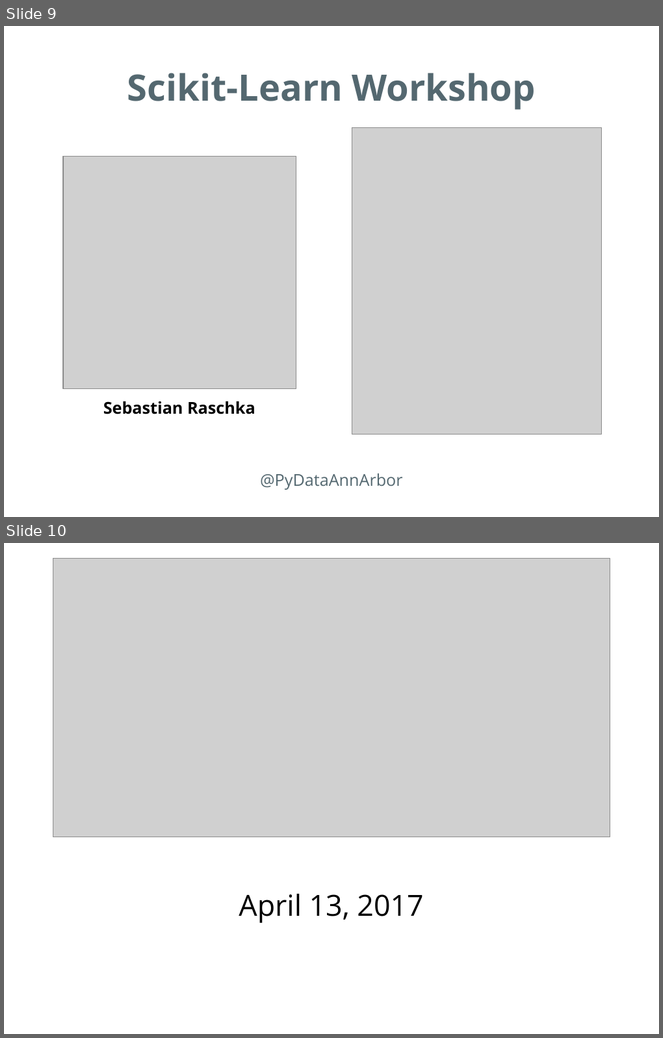
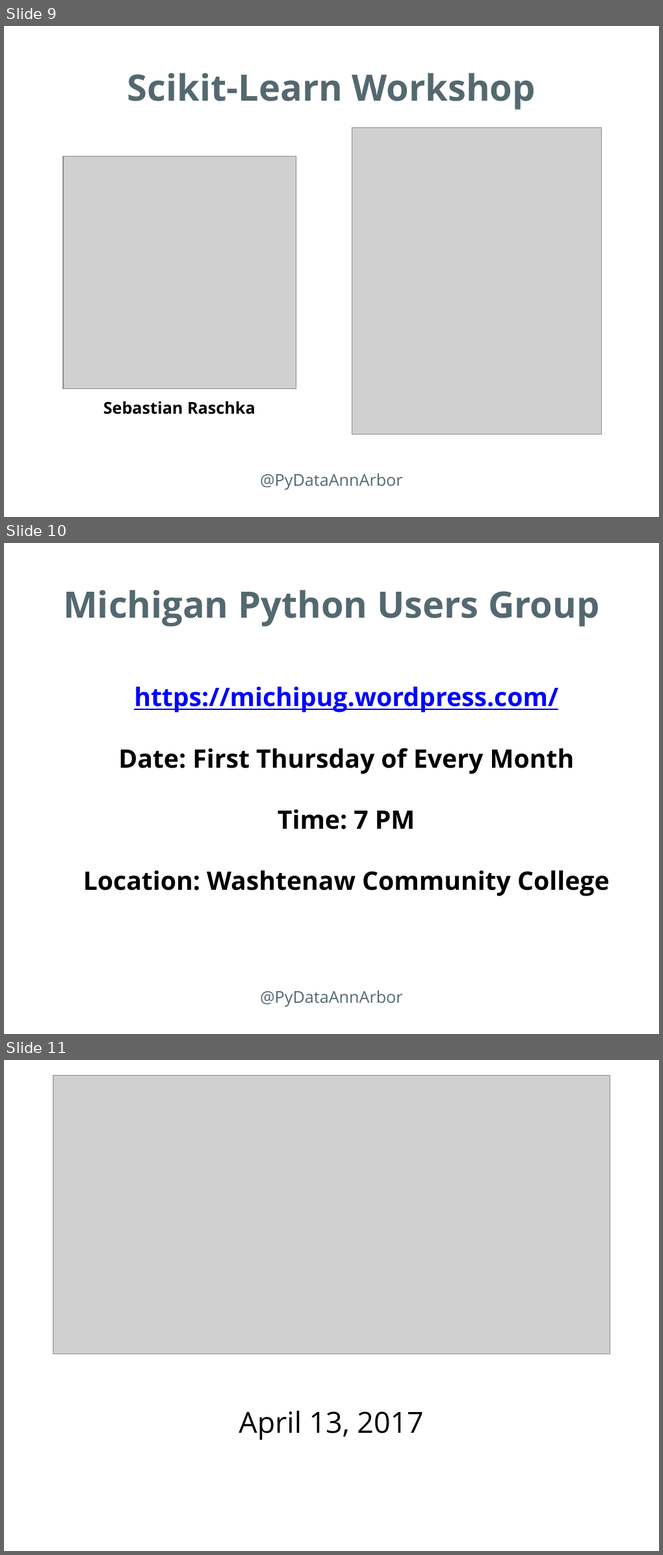
Before and after one commit to PyDataAnnArbor/Meetup, a slide deck: talks/20170413/20170413-PyDataIntro.pptx. Shown one above the other, each under a label of ours: slides 9 and 10 before the commit, slides 9, 10 and 11 after it. The pictures are 663x1038 and 663x1555 pixels, drawn with LibreOffice and Linux fonts; fonts in the diff are those of the drawing; grey boxes stand for pictures; background and template pictures are left out. Boxes give left, top, right and bottom in pixels: in the first picture for what was removed or moved away, otherwise in the second. Text is boxed around its words. In the diff, an @@ line names an element or a change of style, - is before the commit and + after.

Commit message:
Added slide for Michigan Python User Group

```diff
--- a/talks/20170413/20170413-PyDataIntro.pptx
+++ b/talks/20170413/20170413-PyDataIntro.pptx
@@ slide 10 added at [4,543,659,1034], background #FFFFFF; not listed: 1 template element that a slide beside it also shows @@
@@ title added at [63,590,600,627], 40 pt, text #546870, bold @@
+Michigan Python Users Group
@@ text added at [83,687,610,897], 28 pt, text #000000, bold @@
+https://michipug.wordpress.com/
+Date: First Thursday of Every Month
+Time: 7 PM
+Location: Washtenaw Community College
@@ what was slide 10 is now slide 11 @@
```
Also in this commit, not shown: 1 other file.
